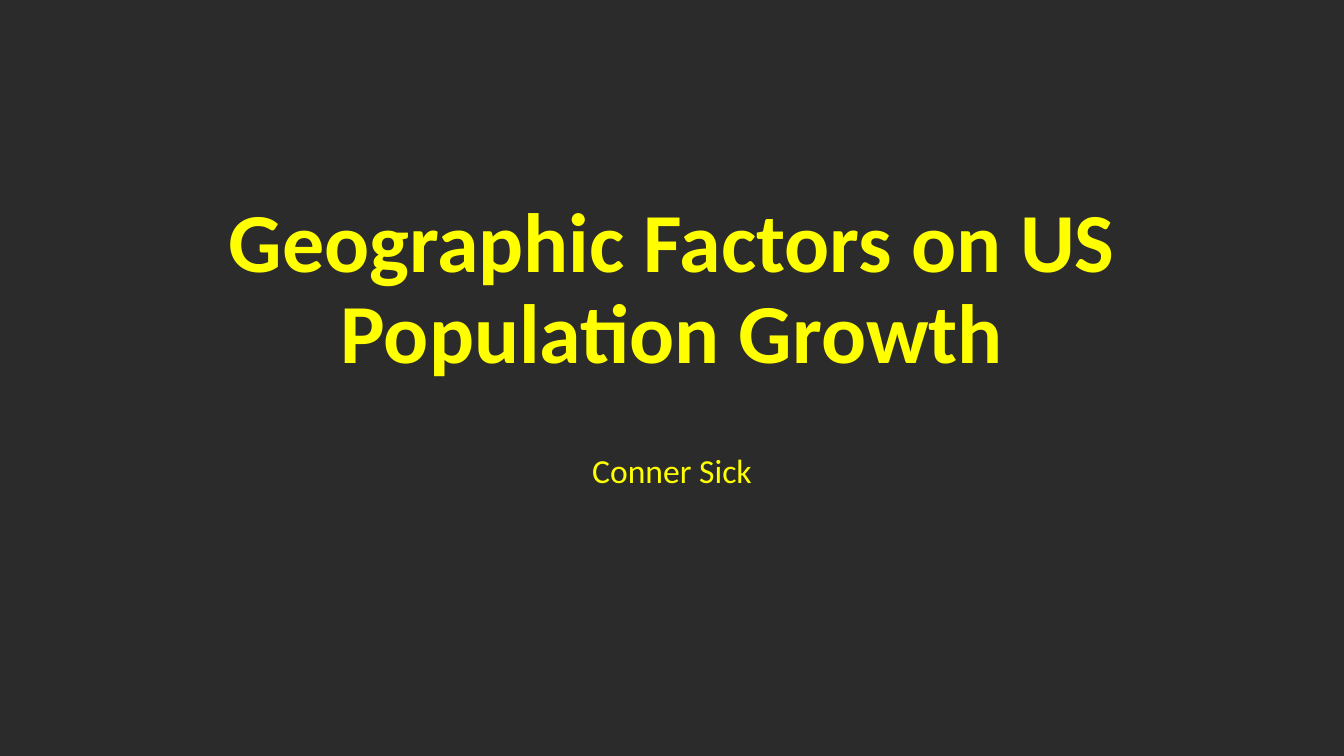
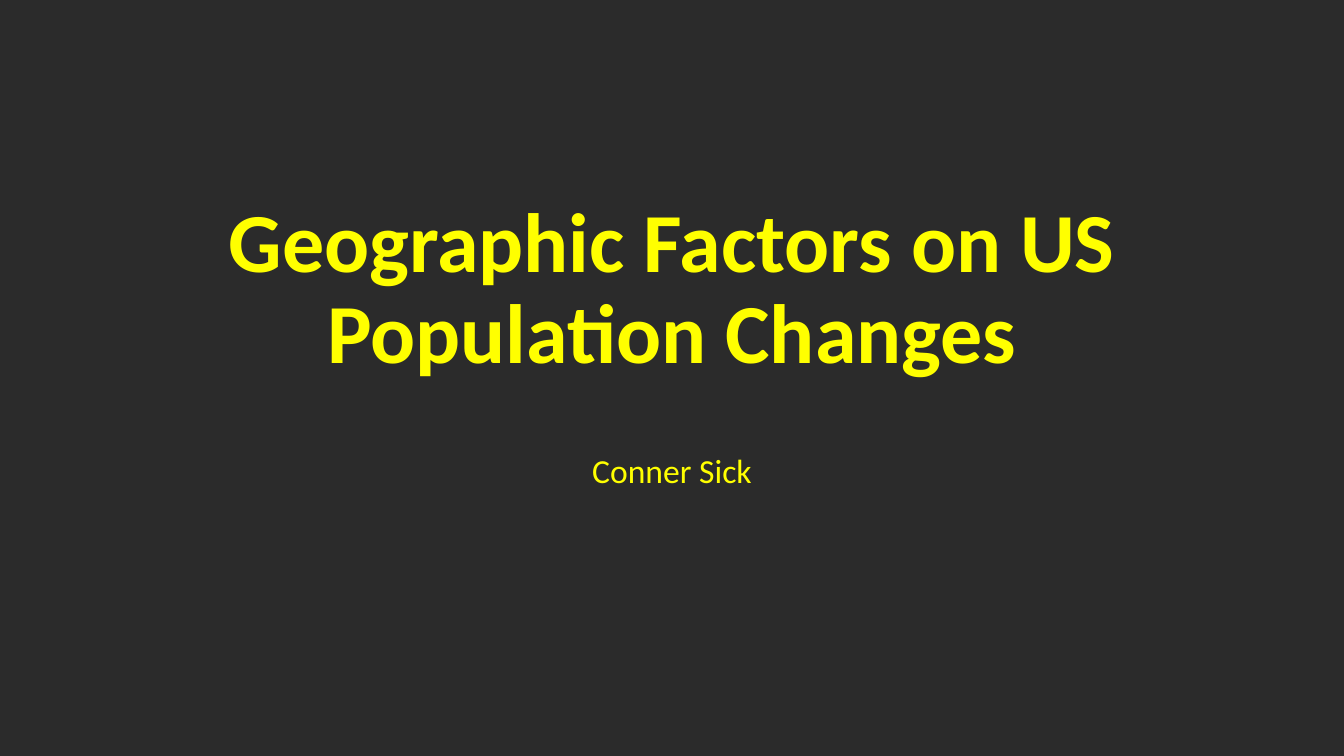
Before and after one commit to ConnerSick/Project-1, a slide deck: slide 1 of Geographic Factors on US Population Growth.pptx. Drawn at 1344x756 pixels with LibreOffice and Linux fonts; fonts in the diff are those of the drawing; background and template pictures are left out; a plain dark background stands for a picture behind light text. Boxes give left, top, right and bottom in pixels: in the first picture for what was removed or moved away, otherwise in the second. Text is boxed around its words. In the diff, an @@ line names an element or a change of style, - is before the commit and + after.

```diff
--- a/Geographic Factors on US Population Growth.pptx
+++ b/Geographic Factors on US Population Growth.pptx
@@ title at (229, 213, 1114, 378): text changed @@
-Geographic Factors on US Population Growth
+Geographic Factors on US Population Changes
```
Also in this commit, not shown: 2 other slides changed.
